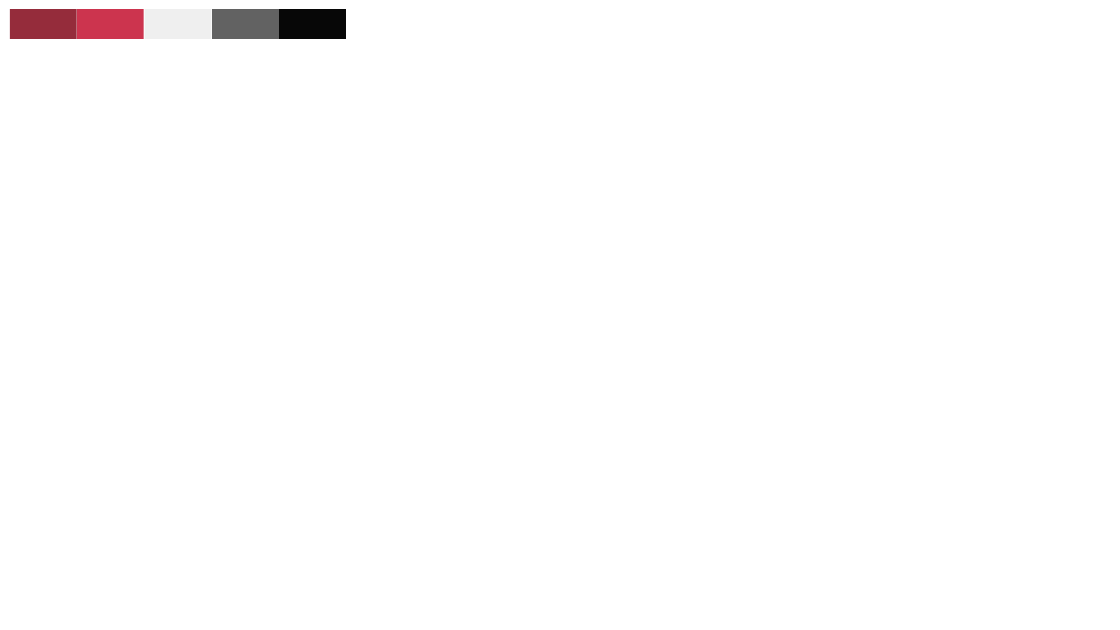
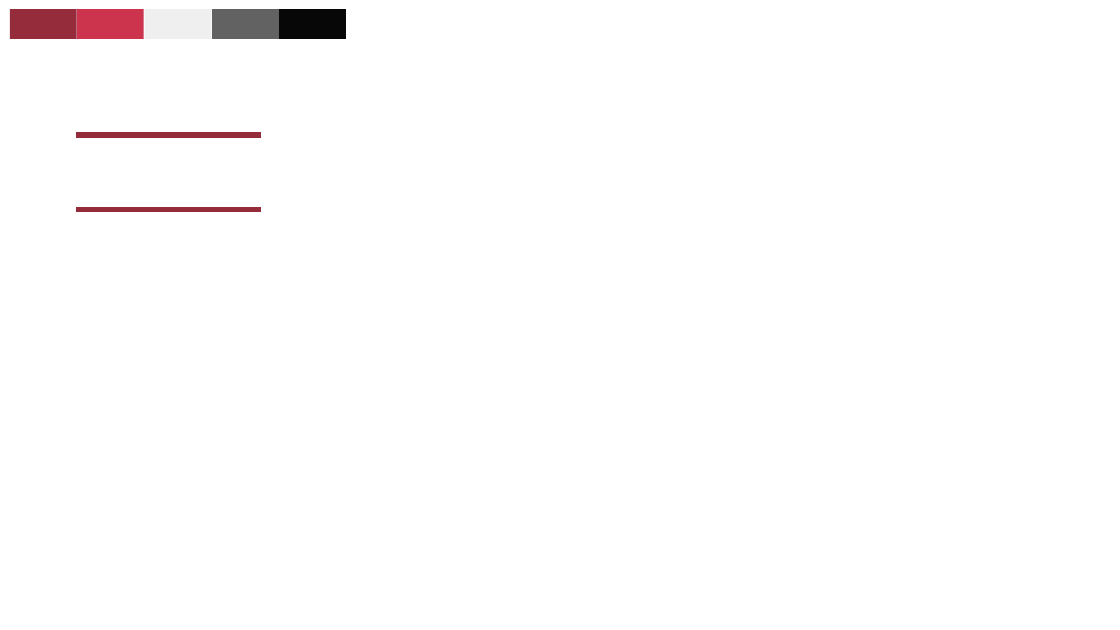
Before and after one commit to ajayu712/Assignment_INeuron, a slide deck: slide 2 of Power_BI_Project_Assignments/Adidas_Sales_Analytics/Design.pptx. Drawn at 1120x630 pixels with LibreOffice and Linux fonts; fonts in the diff are those of the drawing. Boxes give left, top, right and bottom in pixels: in the first picture for what was removed or moved away, otherwise in the second. Text is boxed around its words. In the diff, an @@ line names an element or a change of style, - is before the commit and + after.

```diff
--- a/Power_BI_Project_Assignments/Adidas_Sales_Analytics/Design.pptx
+++ b/Power_BI_Project_Assignments/Adidas_Sales_Analytics/Design.pptx
@@ rectangle added at (x1=76, y1=133, x2=260, y2=137), fill #952C3B, outline #952C3B 1 pt @@
@@ rectangle added at (x1=76, y1=208, x2=260, y2=212), fill #952C3B, outline #952C3B 1 pt @@
```
Also in this commit, not shown: 3 other files.
